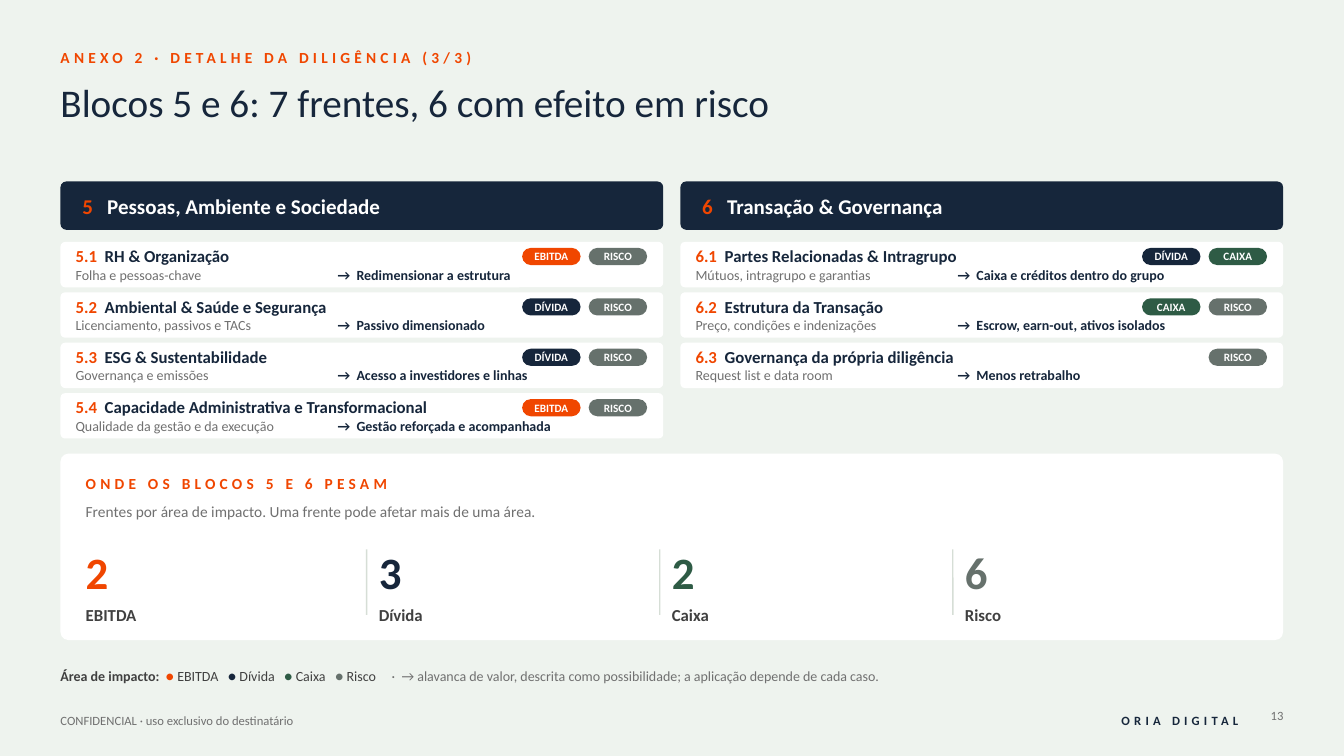
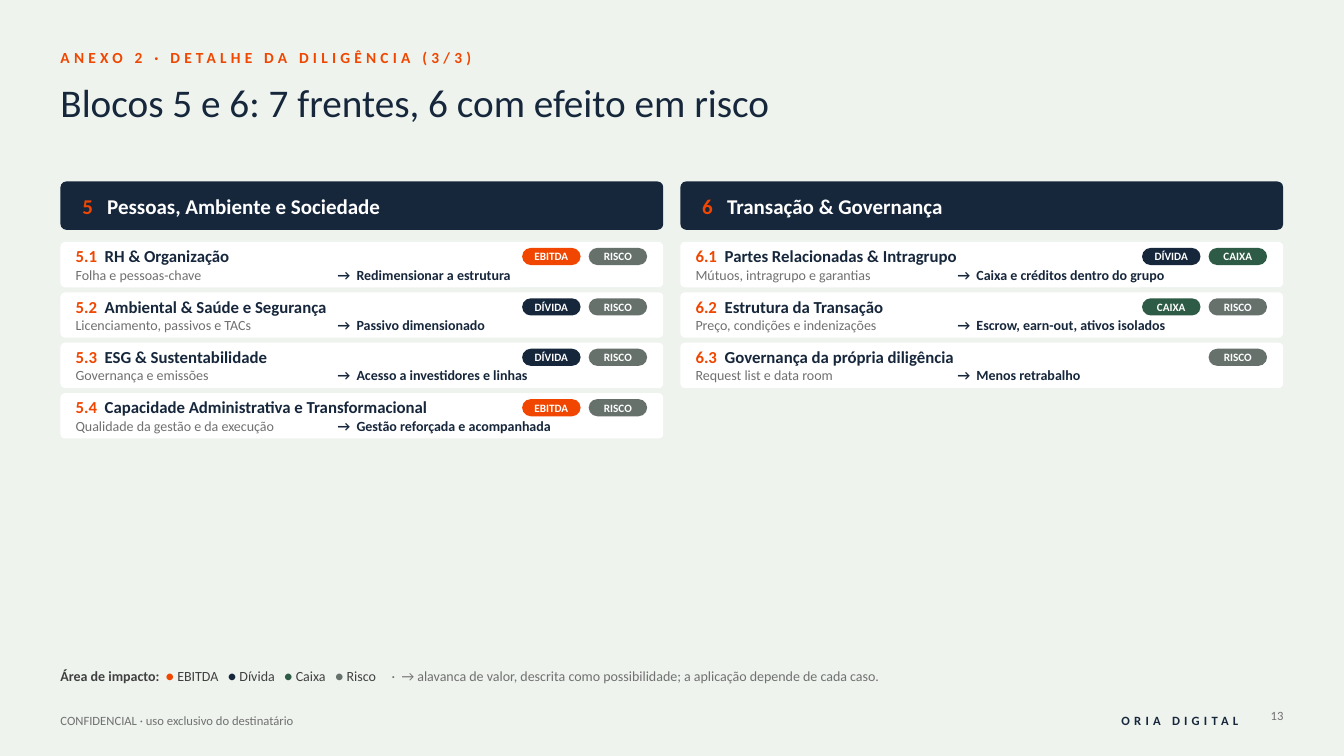
Before and after one commit to rodrigovaroto-wq/Oria-Digital, a slide deck: slide 13 of Apresentações/Business Plan Oria Digital/1_entrega/Business_Plan_Oria_Digital_v3.pptx. Drawn at 1344x756 pixels with LibreOffice and Linux fonts; fonts in the diff are those of the drawing. Boxes give left, top, right and bottom in pixels: in the first picture for what was removed or moved away, otherwise in the second. Text is boxed around its words. In the diff, an @@ line names an element or a change of style, - is before the commit and + after.

```diff
--- a/Apresentações/Business Plan Oria Digital/1_entrega/Business_Plan_Oria_Digital_v3.pptx
+++ b/Apresentações/Business Plan Oria Digital/1_entrega/Business_Plan_Oria_Digital_v3.pptx
@@ rounded rectangle removed at bbox=[60, 454, 1284, 640] @@
@@ text removed at bbox=[86, 478, 387, 489] @@
-ONDE OS BLOCOS 5 E 6 PESAM
@@ text removed at bbox=[86, 506, 536, 520] @@
-Frentes por área de impacto. Uma frente pode afetar mais de uma área.
@@ text removed at bbox=[86, 559, 109, 589] @@
-2
@@ line removed from (367, 549) to (367, 615) @@
@@ text removed at bbox=[379, 559, 402, 590] @@
-3
@@ line removed from (659, 549) to (659, 615) @@
@@ text removed at bbox=[672, 559, 695, 589] @@
-2
@@ line removed from (953, 549) to (953, 615) @@
@@ text removed at bbox=[965, 558, 988, 590] @@
-6
@@ text removed at bbox=[86, 610, 137, 621] @@
-EBITDA
@@ text removed at bbox=[379, 609, 423, 621] @@
-Dívida
@@ text removed at bbox=[672, 609, 709, 621] @@
-Caixa
@@ text removed at bbox=[965, 609, 1001, 621] @@
-Risco
```
Also in this commit, not shown: 9 other slides changed, 19 other files.
